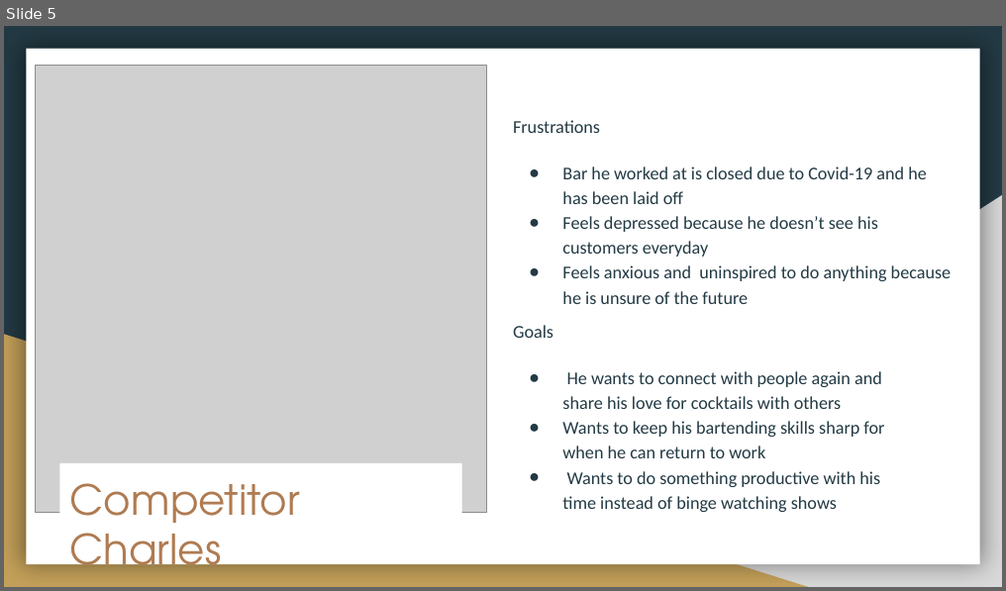
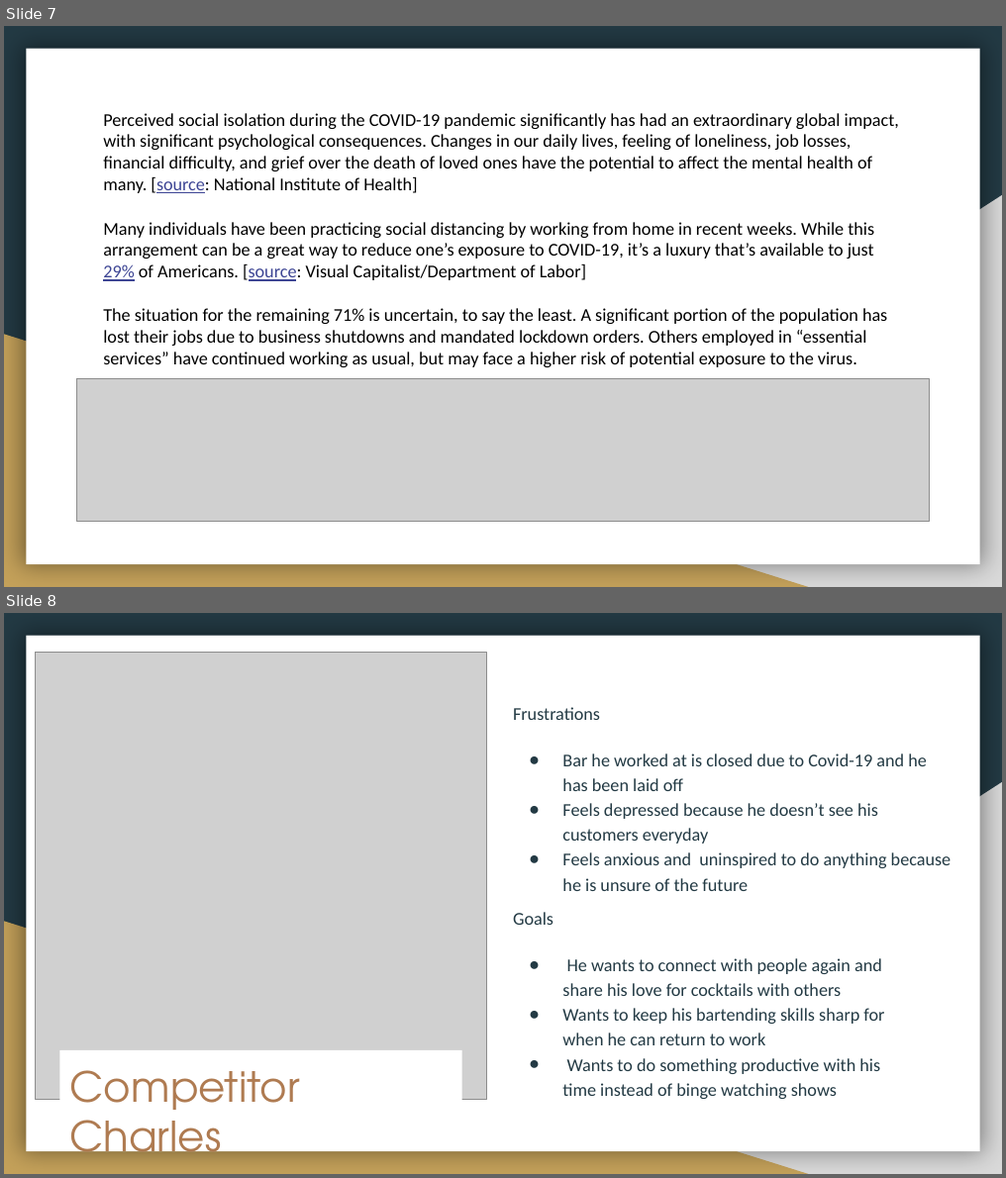
Before and after one commit to CristinaSahoo/Motivation-Through-Friendly-Competition, a slide deck: presentation/Motivation-Friendly-Competition.pptx. Shown one above the other, each under a label of ours: slide 5 before the commit, slides 7 and 8 after it. The pictures are 1006x591 and 1006x1178 pixels, drawn with LibreOffice and Linux fonts; fonts in the diff are those of the drawing; grey boxes stand for pictures. Boxes give left, top, right and bottom in pixels: in the first picture for what was removed or moved away, otherwise in the second. Text is boxed around its words. In the diff, an @@ line names an element or a change of style, - is before the commit and + after.

```diff
--- a/presentation/Motivation-Friendly-Competition.pptx
+++ b/presentation/Motivation-Friendly-Competition.pptx
@@ slide 7 added at box(4, 26, 1002, 587), background #233A44; not listed: 3 template elements that a slide beside it also shows @@
@@ title added at box(103, 113, 899, 193), 13 pt, text #000000 @@
+Perceived social isolation during the COVID-19 pandemic significantly has had an extraordinary global impact, with significant psychological consequences. Changes in our daily lives, feeling of loneliness, job losses, financial difficulty, and grief over the death of loved ones have the potential to affect the mental health of many. [source: National Institute of Health]
@@ text added at box(103, 222, 887, 368), 13 pt, text #000000 @@
+Many individuals have been practicing social distancing by working from home in recent weeks. While this arrangement can be a great way to reduce one’s exposure to COVID-19, it’s a luxury that’s available to just 29% of Americans. [source: Visual Capitalist/Department of Labor]
+The situation for the remaining 71% is uncertain, to say the least. A significant portion of the population has lost their jobs due to business shutdowns and mandated lockdown orders. Others employed in “essential services” have continued working as usual, but may face a higher risk of potential exposure to the virus.
@@ picture added at box(77, 378, 929, 522) @@
@@ what was slide 5 is now slide 8 @@
```
Also in this commit, not shown: 4 slides changed, 3 other slides added, 1 slide removed, 2 other files.
